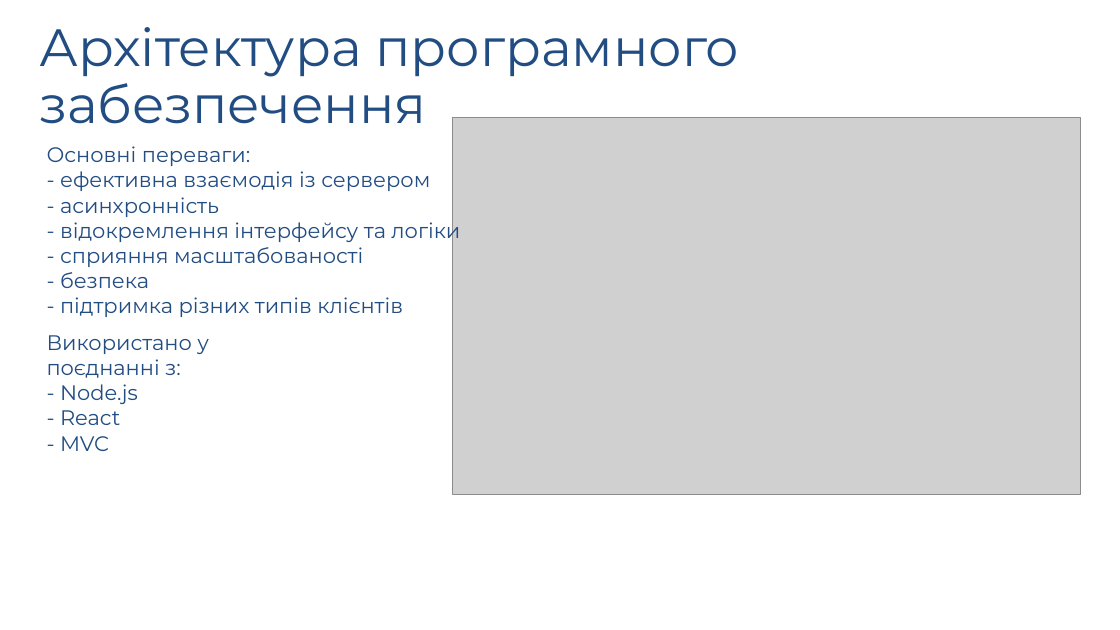
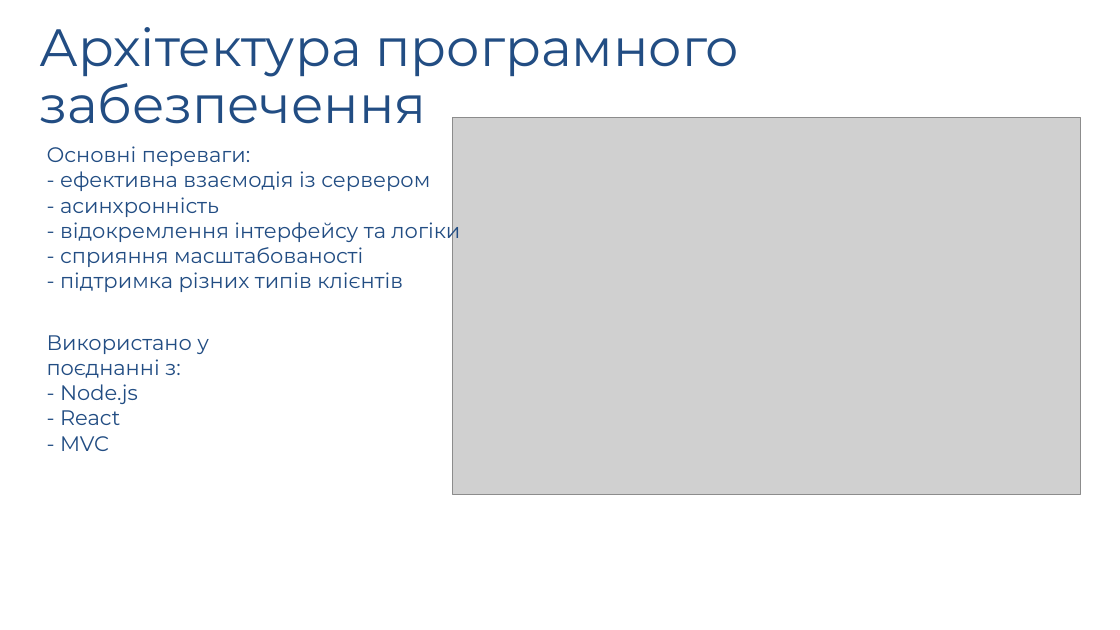
Before and after one commit to AlexandrVerbovskiy/test_dyplome, a slide deck: slide 10 of презентація.pptx. Drawn at 1120x630 pixels with LibreOffice and Linux fonts; fonts in the diff are those of the drawing; grey boxes stand for pictures; background and template pictures are left out. Boxes give left, top, right and bottom in pixels: in the first picture for what was removed or moved away, otherwise in the second. Text is boxed around its words. In the diff, an @@ line names an element or a change of style, - is before the commit and + after.

```diff
--- a/презентація.pptx
+++ b/презентація.pptx
@@ text at (x1=60, y1=217, x2=460, y2=292): text changed @@
-- відокремлення інтерфейсу та логіки
-- сприяння масштабованості
-- безпека
-- підтримка різних типів клієнтів
+- відокремлення інтерфейсу та логіки
+- сприяння масштабованості
+- підтримка різних типів клієнтів
```
Also in this commit, not shown: 4 other slides changed, 17 other files.
